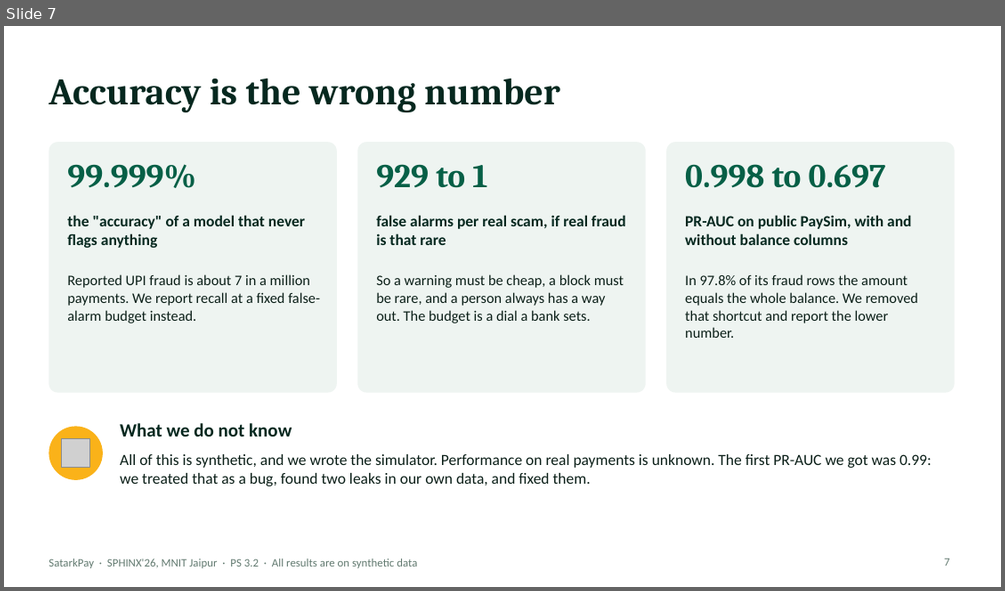
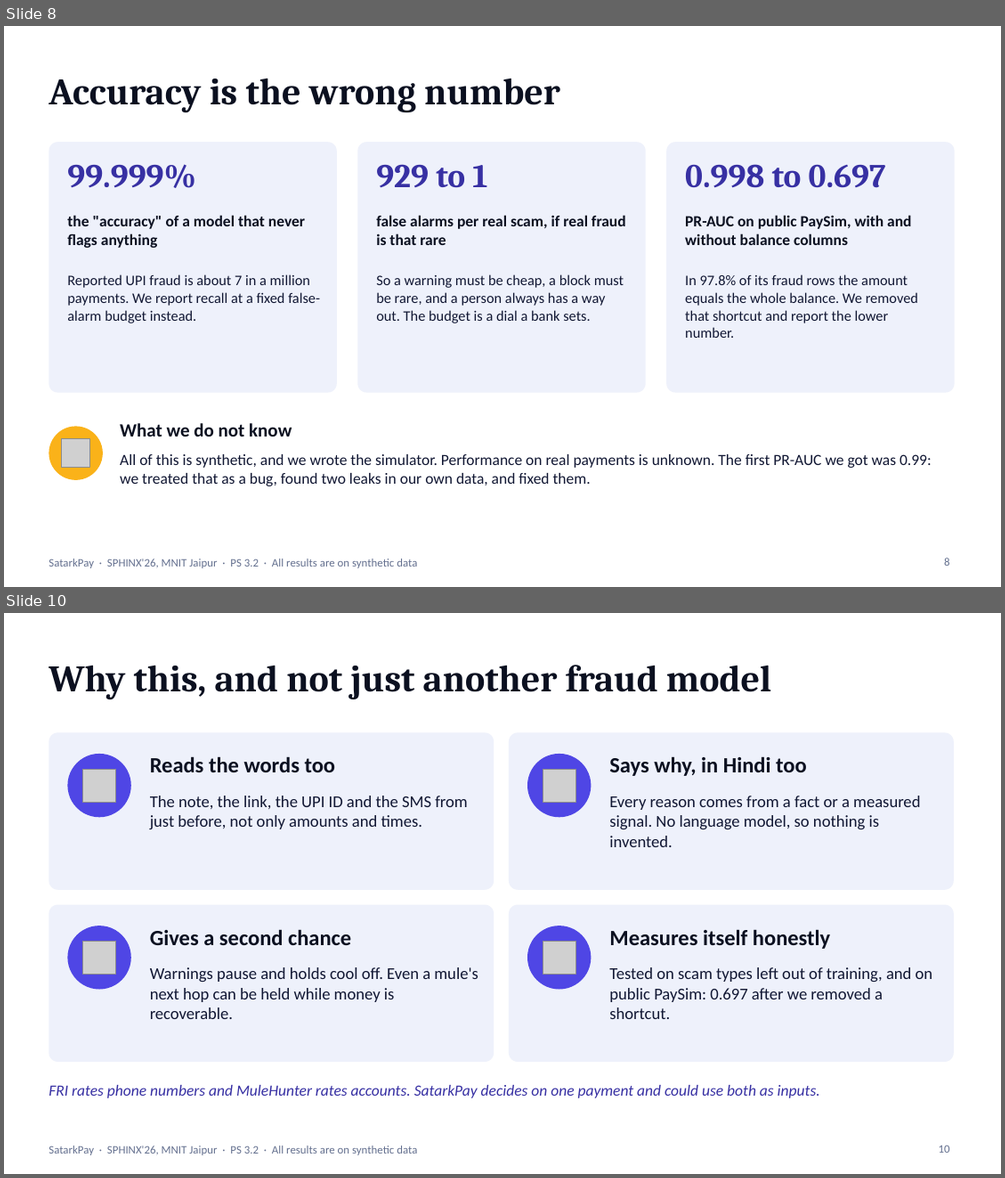
Before and after one commit to ajayyadav432/SatarkPay, a slide deck: docs/SatarkPay_Pitch.pptx. Shown one above the other, each under a label of ours: slide 7 before the commit, slides 8 and 10 after it; the slides between them are not shown. The pictures are 1005x591 and 1005x1178 pixels, drawn with LibreOffice and Linux fonts; fonts in the diff are those of the drawing; grey boxes stand for pictures. Boxes give left, top, right and bottom in pixels: in the first picture for what was removed or moved away, otherwise in the second. Text is boxed around its words. In the diff, an @@ line names an element or a change of style, - is before the commit and + after.

Commit message:
Stronger pitch: story first, new look, adoption plan, one-minute version
- Deck matches the logo and app colours, with fresh screens
- New slides: the story, why this is different, a real API answer with an adoption plan, a closing slide with the link
- Demo script gains a one-minute pitch

```diff
--- a/docs/SatarkPay_Pitch.pptx
+++ b/docs/SatarkPay_Pitch.pptx
@@ slide 10 added at (4, 613, 1001, 1174), background #FFFFFF; not listed: 1 template element that a slide beside it also shows @@
@@ title added at (48, 665, 771, 700), 36 pt, text #0B1020, bold @@
+Why this, and not just another fraud model
@@ rounded rectangle added at (48, 732, 494, 890), fill #EEF1FB @@
@@ rounded rectangle added at (509, 732, 954, 890), fill #EEF1FB @@
@@ ellipse added at (67, 754, 131, 817), fill #4F46E5 @@
@@ picture added at (82, 769, 115, 802) @@
@@ text added at (150, 756, 336, 772), 21 pt, text #0B1020, bold @@
+Reads the words too
@@ ellipse added at (527, 754, 591, 817), fill #4F46E5 @@
@@ picture added at (542, 769, 575, 802) @@
@@ text added at (609, 756, 807, 776), 21 pt, text #0B1020, bold @@
+Says why, in Hindi too
@@ text added at (150, 795, 468, 829), 16 pt, text #111733 @@
+The note, the link, the UPI ID and the SMS from just before, not only amounts and times.
@@ text added at (609, 795, 920, 847), 16 pt, text #111733 @@
+Every reason comes from a fact or a measured signal. No language model, so nothing is invented.
@@ rounded rectangle added at (48, 905, 494, 1062), fill #EEF1FB @@
@@ rounded rectangle added at (509, 905, 954, 1062), fill #EEF1FB @@
@@ ellipse added at (67, 925, 131, 989), fill #4F46E5 @@
@@ text added at (150, 929, 351, 945), 21 pt, text #0B1020, bold @@
+Gives a second chance
@@ ellipse added at (527, 925, 591, 989), fill #4F46E5 @@
@@ text added at (609, 929, 830, 949), 21 pt, text #0B1020, bold @@
+Measures itself honestly
@@ picture added at (82, 941, 115, 973) @@
@@ picture added at (542, 941, 575, 973) @@
@@ text added at (150, 967, 478, 1019), 16 pt, text #111733 @@
+Warnings pause and holds cool off. Even a mule's next hop can be held while money is recoverable.
@@ text added at (609, 967, 933, 1019), 16 pt, text #111733 @@
+Tested on scam types left out of training, and on public PaySim: 0.697 after we removed a shortcut.
@@ text added at (48, 1085, 820, 1098), 15 pt, text #3730A3, italic @@
+FRI rates phone numbers and MuleHunter rates accounts. SatarkPay decides on one payment and could use both as inputs.
@@ page number added at (938, 1144, 950, 1152), 11 pt, text #64708F @@
+10
@@ what was slide 7 is now slide 8 @@
@@ slide 8 changed as well @@
@@ fill #EEF4F1 to #EEF1FB in 3 elements at (48, 142, 337, 393), (357, 142, 646, 393), (666, 142, 955, 393) @@
@@ text colour #065F46 to #3730A3 in 3 elements at (67, 164, 196, 188), (376, 164, 487, 188), (685, 164, 886, 188) @@
@@ text colour #06281F to #0B1020 in 5 elements at (48, 78, 560, 113), (67, 215, 305, 248), (376, 215, 626, 245), (685, 215, 911, 245), (120, 423, 291, 436) @@
@@ text colour #0B1F18 to #111733 in 4 elements at (67, 274, 320, 323), (376, 274, 623, 323), (685, 274, 918, 338), (120, 454, 931, 486) @@
@@ text "SatarkPay · SPHINX'26, MNIT Jaipur ..." at (48, 558, 417, 568): text colour #627A70 to #64708F @@
@@ page number at (944, 557, 949, 565): text changed; text colour #627A70 to #64708F @@
-7
+8
```
Also in this commit, not shown: 7 other slides changed, 3 other slides added, 1 slide removed, 1 other file.
